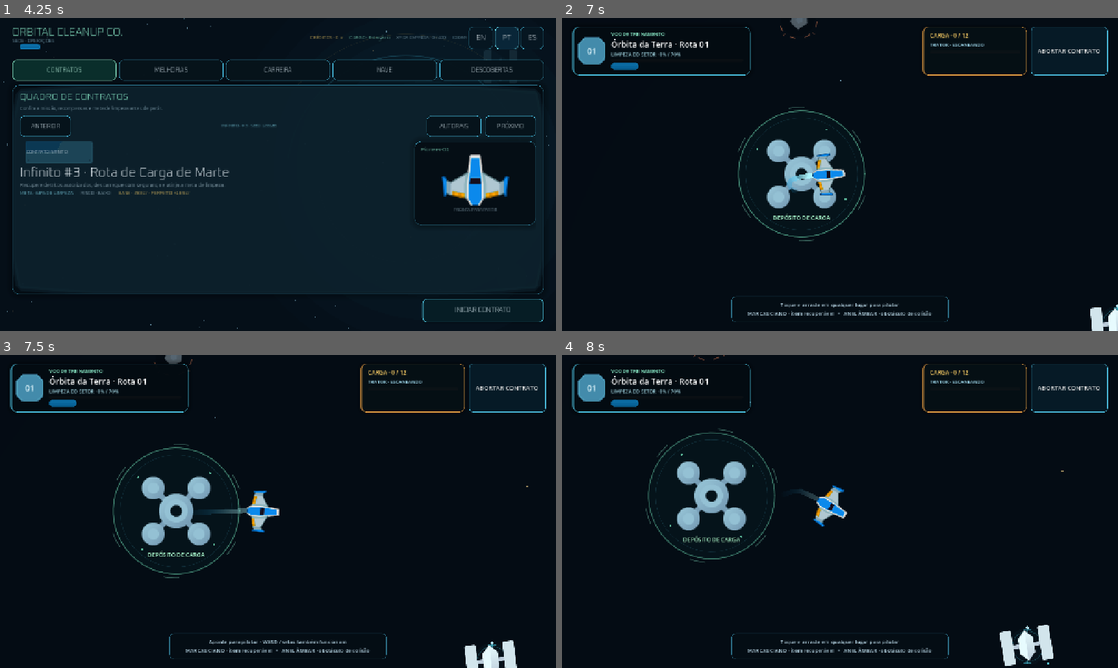
Above: before the commit, frames 1-4 (two rows, left to right).
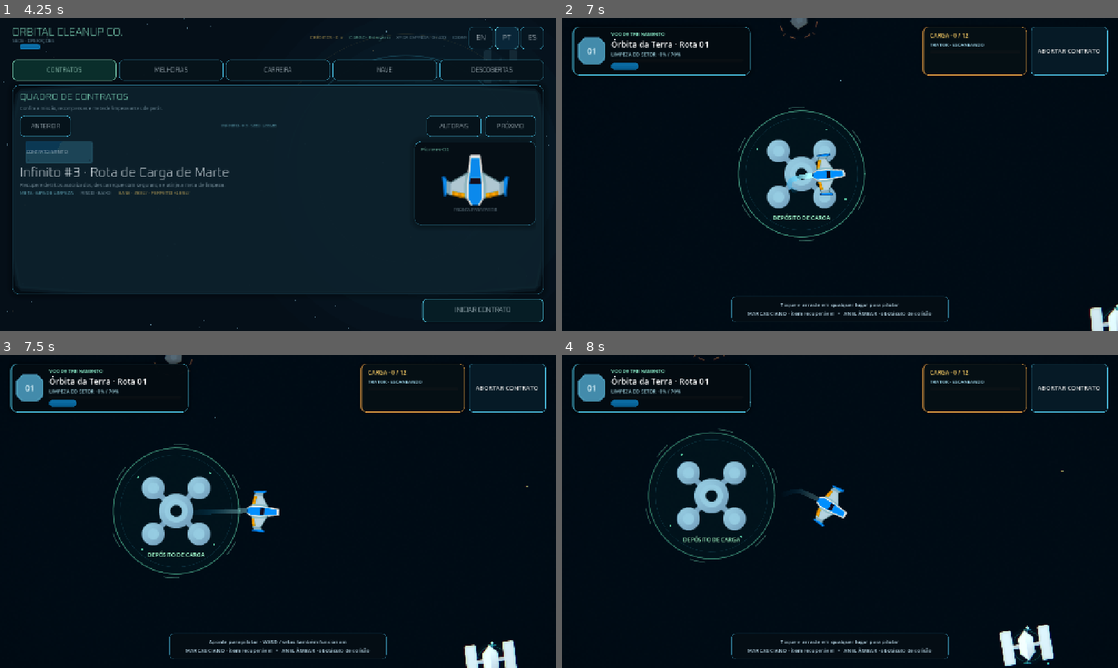
Above: after the commit, the same moments.

Repository: EwertonMendes/Orbital-Cleanup-Co.
Game: Godot game, scene res://src/core/app/app_root.tscn
The game is run twice, just before and just after one commit, with the same random seed, the same clock (stepped at 60 frames per second) and the same inputs.
Inputs (mouse positions are in pixels of both pictures, inside the frame that each line leads up to):
- Up to frame 1 (4.25 s): click "ENDLESS" at 0.5 s; click "NEXT" at 1.25 s; click "NEXT" at 2 s; click "EN" at 2.75 s; click "PT" at 3.5 s
- Up to frame 2 (7 s): click "INICIAR CONTRATO" at 4.25 s; click "ABORTAR CONTRATO" at 5 s; click "INICIAR CONTRATO" at 5.75 s; tap Enter at 6.5 s; move the mouse to (962, 158) at 6.52 s; hold D (occ_move_right) from 6.53 s (still down); click (962, 158) at 6.67 s
- Up to frame 3 (7.5 s): release D (occ_move_right) at 7.25 s; drag from (166, 527) to (517, 661) at 7.27 s
- Up to frame 4 (8 s): no input

Frame 1 is identical in both runs. In frame 2, 0.1% of the frame differs, in the area x 94-100%, y 91-100%; in frame 3, 0.2%; in frame 4, 0.2%, in the area x 78-89%, y 86-100%.

Commit message:
feat: wire polish feedback into flight gameplay

Diff:
--- a/src/ui/screens/flight/flight_screen.gd
+++ b/src/ui/screens/flight/flight_screen.gd
@@ -18,6 +18,7 @@
 @onready var unload_zone: UnloadZone = %UnloadDepot
 @onready var sector_runtime: SectorRuntime = %SectorRuntime
 @onready var player_ship: PlayerShip = %PlayerShip
+@onready var flight_feedback: FlightFeedback = %FlightFeedback
 
 var _context: Dictionary = {}
 var _router: SceneRouter
@@ -48,11 +49,15 @@
 	)
 	var runtime := get_node("World/SectorRuntime") as SectorRuntime
 	var backdrop := get_node("World/AmbientSpace") as SectorBackdrop
+	var ambient_motion := get_node("World/AmbientMotion") as AmbientOrbitLayer
+	var feedback := get_node("FlightFeedback") as FlightFeedback
 	var depot := get_node("World/UnloadDepot") as UnloadZone
 	var ship := get_node("World/PlayerShip") as PlayerShip
 
 	assert(runtime != null, "FlightScreen requires SectorRuntime.")
 	assert(backdrop != null, "FlightScreen requires SectorBackdrop.")
+	assert(ambient_motion != null, "FlightScreen requires AmbientOrbitLayer.")
+	assert(feedback != null, "FlightScreen requires FlightFeedback.")
 	assert(depot != null, "FlightScreen requires UnloadZone.")
 	assert(ship != null, "FlightScreen requires PlayerShip.")
 
@@ -61,7 +66,10 @@
 	else:
 		runtime.configure_sector_definition(generated_definition)
 	_contract_session.configure(runtime.get_contract_context())
-	backdrop.configure(runtime.get_play_bounds(), runtime.get_biome_palette())
+	var biome_palette := runtime.get_biome_palette()
+	backdrop.configure(runtime.get_play_bounds(), biome_palette)
+	ambient_motion.configure(runtime.get_play_bounds(), biome_palette)
+	feedback.configure(biome_palette)
 
 	var deployment_position := runtime.get_depot_position()
 	depot.position = deployment_position
@@ -91,6 +99,7 @@
 	player_ship.tractor_progress_changed.connect(_on_tractor_progress_changed)
 	player_ship.salvage_collected.connect(_on_salvage_collected)
 	player_ship.cargo_collection_blocked.connect(_on_cargo_collection_blocked)
+	player_ship.bumped.connect(_on_ship_bumped)
 	unload_zone.cargo_unloaded.connect(_on_cargo_unloaded)
 	_input_service.input_mode_changed.connect(_on_input_mode_changed)
 	_contract_session.cleanliness_changed.connect(_on_cleanliness_changed)
@@ -126,6 +135,7 @@
 	assert(unload_zone != null, "FlightScreen requires UnloadZone.")
 	assert(sector_runtime != null, "FlightScreen requires SectorRuntime.")
 	assert(player_ship != null, "FlightScreen requires PlayerShip.")
+	assert(flight_feedback != null, "FlightScreen requires FlightFeedback.")
 	assert(sector_runtime.get_play_bounds().size.x > 0.0, "SectorRuntime must provide valid play bounds.")
 
 func _apply_responsive_layout() -> void:
@@ -209,6 +219,7 @@
 		beam_status.text = tr("FLIGHT_BEAM_SCANNING")
 	else:
 		beam_status.text = tr("FLIGHT_BEAM_LOCK_FMT") % tr(String(_active_salvage.display_name_key))
+	flight_feedback.target_acquired(_active_salvage)
 
 func _refresh_cleanup() -> void:
 	if not is_node_ready():
@@ -234,10 +245,12 @@
 
 func _on_contract_target_reached() -> void:
 	_show_toast(tr("FLIGHT_CONTRACT_COMPLETE"))
+	flight_feedback.contract_target_reached()
 	_refresh_return_button()
 
 func _on_perfect_cleanup_reached() -> void:
 	_show_toast(tr("FLIGHT_PERFECT_CLEANUP"))
+	flight_feedback.perfect_cleanup()
 	_refresh_return_button()
 
 func _on_cargo_changed(used_units: int, capacity: int) -> void:
@@ -266,8 +279,18 @@
 	var salvage := definition as SalvageDefinition
 	if salvage == null:
 		return
+	var is_new_discovery := _progression.register_discovery(salvage)
 	_contract_session.record_salvage(salvage)
-	_show_toast(tr("FLIGHT_RECOVERED_FMT") % tr(String(salvage.display_name_key)))
+	flight_feedback.salvage_collected(salvage, is_new_discovery, player_ship.global_position)
+	if is_new_discovery:
+		_show_toast(tr("FLIGHT_NEW_DISCOVERY_FMT") % tr(String(salvage.display_name_key)))
+		if _platform != null:
+			_platform.track_event("discovery_registered", {
+				"salvage_id": String(salvage.id),
+				"rarity": String(salvage.rarity),
+			})
+	else:
+		_show_toast(tr("FLIGHT_RECOVERED_FMT") % tr(String(salvage.display_name_key)))
 
 func _on_cargo_collection_blocked() -> void:
 	beam_status.text = tr("FLIGHT_CARGO_NO_SPACE")
@@ -275,7 +298,11 @@
 
 func _on_cargo_unloaded(units: int) -> void:
 	_show_toast(tr("FLIGHT_UNLOADED_FMT") % units)
+	flight_feedback.cargo_unloaded(units, unload_zone.global_position)
 	beam_status.text = tr("FLIGHT_BEAM_SCANNING")
+
+func _on_ship_bumped(intensity: float, _normal: Vector2) -> void:
+	flight_feedback.ship_bumped(intensity, player_ship.global_position)
 
 func _show_toast(message: String) -> void:
 	if _toast_tween != null and _toast_tween.is_valid():
--- a/src/ui/screens/flight/flight_screen.tscn
+++ b/src/ui/screens/flight/flight_screen.tscn
@@ -9,9 +9,23 @@
 [ext_resource type="Texture2D" path="res://assets/third_party/kenney_ui_sci_fi/ui/bar_round_gloss_large.png" id="7"]
 [ext_resource type="Script" path="res://src/game/salvage/unload_zone.gd" id="8"]
 [ext_resource type="PackedScene" path="res://src/game/sector/sector_runtime.tscn" id="9"]
+[ext_resource type="Script" path="res://src/game/visual/ambient_orbit_layer.gd" id="10"]
+[ext_resource type="Shader" path="res://src/game/visual/world_post_process.gdshader" id="11"]
+[ext_resource type="Script" path="res://src/game/visual/world_post_process.gd" id="12"]
+[ext_resource type="Script" path="res://src/game/visual/flight_feedback.gd" id="13"]
 
 [sub_resource type="CircleShape2D" id="UnloadShape"]
 radius = 145.0
+
+[sub_resource type="ShaderMaterial" id="WorldPostMaterial"]
+resource_local_to_scene = true
+shader = ExtResource("11")
+shader_parameter/grade_tint = Color(0.33, 0.86, 0.98, 1)
+shader_parameter/flash_color = Color(0.55, 0.95, 0.81, 1)
+shader_parameter/effect_strength = 0.58
+shader_parameter/glow_strength = 0.08
+shader_parameter/grain_strength = 0.008
+shader_parameter/flash_strength = 0.0
 
 [sub_resource type="StyleBoxFlat" id="MissionPanel"]
 bg_color = Color(0.012, 0.044, 0.068, 0.94)
@@ -106,6 +120,10 @@
 [node name="AmbientSpace" type="Node2D" parent="World"]
 z_index = -100
 script = ExtResource("2")
+
+[node name="AmbientMotion" type="Node2D" parent="World"]
+z_index = -95
+script = ExtResource("10")
 
 [node name="SectorRuntime" parent="World" instance=ExtResource("9")]
 unique_name_in_owner = true
@@ -146,6 +164,27 @@
 [node name="PlayerShip" parent="World" instance=ExtResource("3")]
 unique_name_in_owner = true
 
+[node name="WorldPost" type="CanvasLayer" parent="."]
+layer = 5
+
+[node name="WorldPostProcess" type="ColorRect" parent="WorldPost"]
+unique_name_in_owner = true
+material = SubResource("WorldPostMaterial")
+anchors_preset = 15
+anchor_right = 1.0
+anchor_bottom = 1.0
+grow_horizontal = 2
+grow_vertical = 2
+mouse_filter = 2
+color = Color(1, 1, 1, 1)
+script = ExtResource("12")
+
+[node name="FlightFeedback" type="Node" parent="."]
+unique_name_in_owner = true
+script = ExtResource("13")
+world_path = NodePath("../World")
+post_process_path = NodePath("../WorldPost/WorldPostProcess")
+
 [node name="HUD" type="CanvasLayer" parent="."]
 layer = 10
 
Not shown: 1 places in src/ui/screens/flight/flight_screen.tscn that only renumber resources
